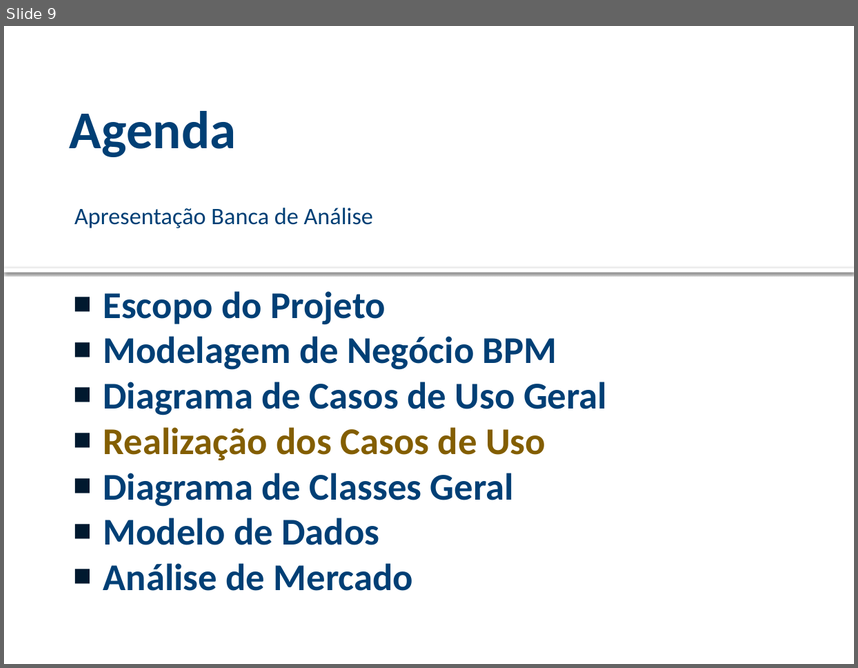
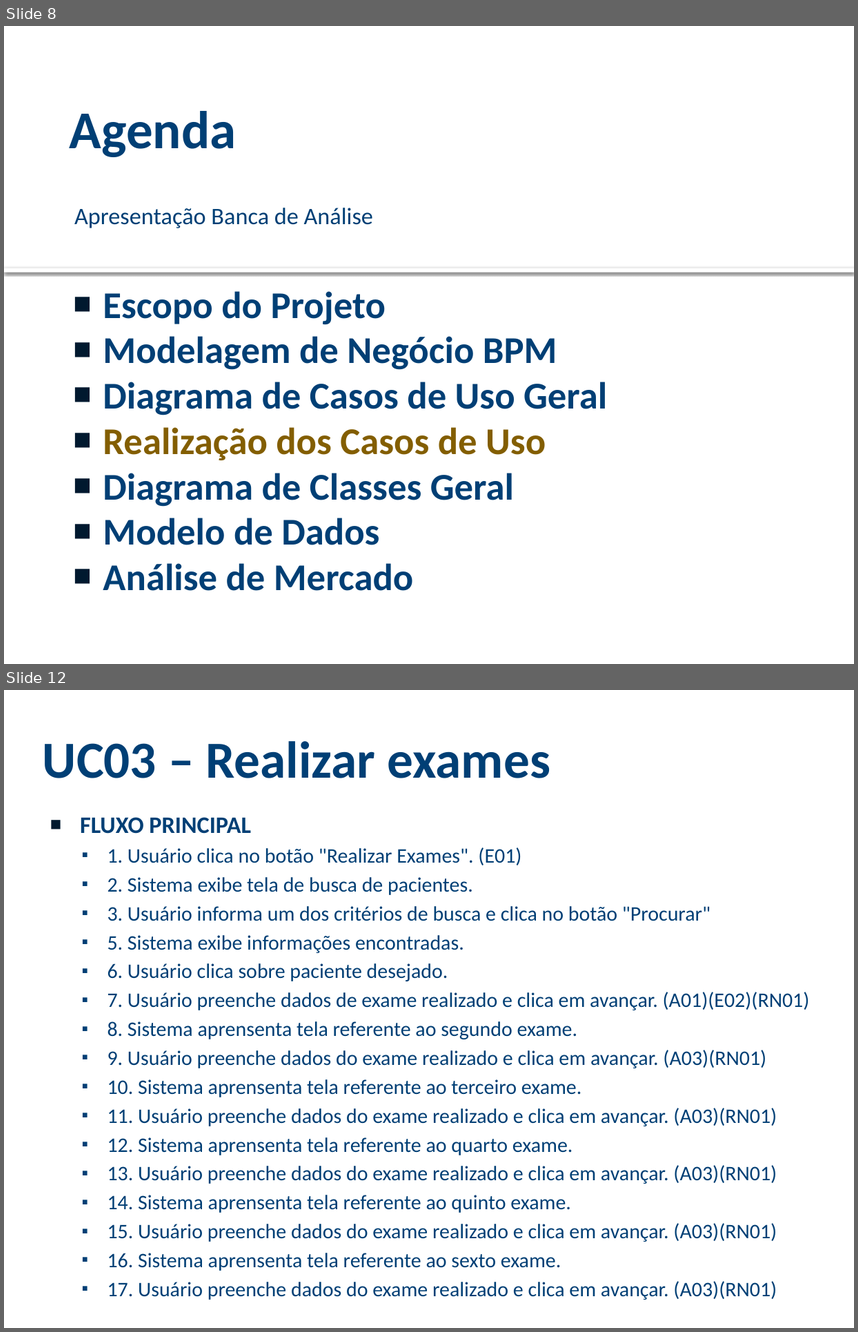
Before and after one commit to viniciussouza1210/ProjetoFinal, a slide deck: ANÁLISE/Modelo Apresentacao Analise (1).pptx. Shown one above the other, each under a label of ours: slide 9 before the commit, slides 8 and 12 after it; the slides between them are not shown. The pictures are 858x668 and 858x1332 pixels, drawn with LibreOffice and Linux fonts; fonts in the diff are those of the drawing; background and template pictures are left out. Boxes give left, top, right and bottom in pixels: in the first picture for what was removed or moved away, otherwise in the second. Text is boxed around its words. In the diff, an @@ line names an element or a change of style, - is before the commit and + after.

```diff
--- a/ANÁLISE/Modelo Apresentacao Analise (1).pptx
+++ b/ANÁLISE/Modelo Apresentacao Analise (1).pptx
@@ slide 12 added at (4, 690, 854, 1328), background picture (left out) @@
@@ title added at (43, 741, 550, 778), 44 pt, text #003F75, bold @@
+UC03 – Realizar exames
@@ text added at (80, 817, 810, 1299), 17.5 pt, text #003F75 @@
+■ FLUXO PRINCIPAL
+  ▪ 1. Usuário clica no botão "Realizar Exames". (E01)
+  ▪ 2. Sistema exibe tela de busca de pacientes.
+  ▪ 3. Usuário informa um dos critérios de busca e clica no botão "Procurar"
+  ▪ 5. Sistema exibe informações encontradas.
+  ▪ 6. Usuário clica sobre paciente desejado.
+  ▪ 7. Usuário preenche dados de exame realizado e clica em avançar. (A01)(E02)(RN01)
+  ▪ 8. Sistema aprensenta tela referente ao segundo exame.
+  ▪ 9. Usuário preenche dados do exame realizado e clica em avançar. (A03)(RN01)
+  ▪ 10. Sistema aprensenta tela referente ao terceiro exame.
+  ▪ 11. Usuário preenche dados do exame realizado e clica em avançar. (A03)(RN01)
+  ▪ 12. Sistema aprensenta tela referente ao quarto exame.
+  ▪ 13. Usuário preenche dados do exame realizado e clica em avançar. (A03)(RN01)
+  ▪ 14. Sistema aprensenta tela referente ao quinto exame.
+  ▪ 15. Usuário preenche dados do exame realizado e clica em avançar. (A03)(RN01)
+  ▪ 16. Sistema aprensenta tela referente ao sexto exame.
+  ▪ 17. Usuário preenche dados do exame realizado e clica em avançar. (A03)(RN01)
@@ page number added at (764, 1303, 838, 1320), 12 pt, text #FFFFFF, bold @@
+12
@@ what was slide 9 is now slide 8 @@
```
Also in this commit, not shown: 7 slides changed, 25 other slides added, 1 slide removed, 8 other files.
